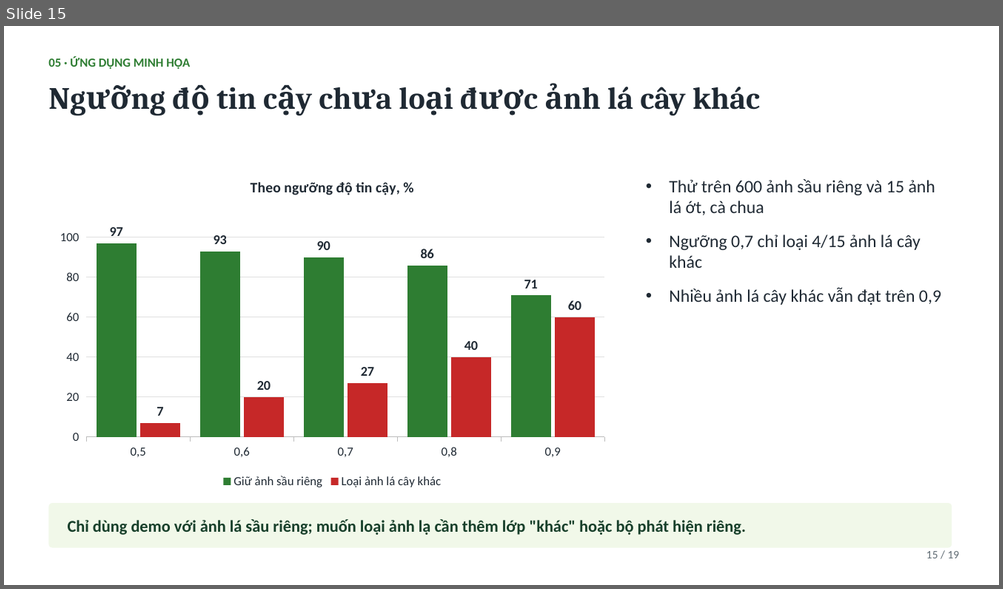
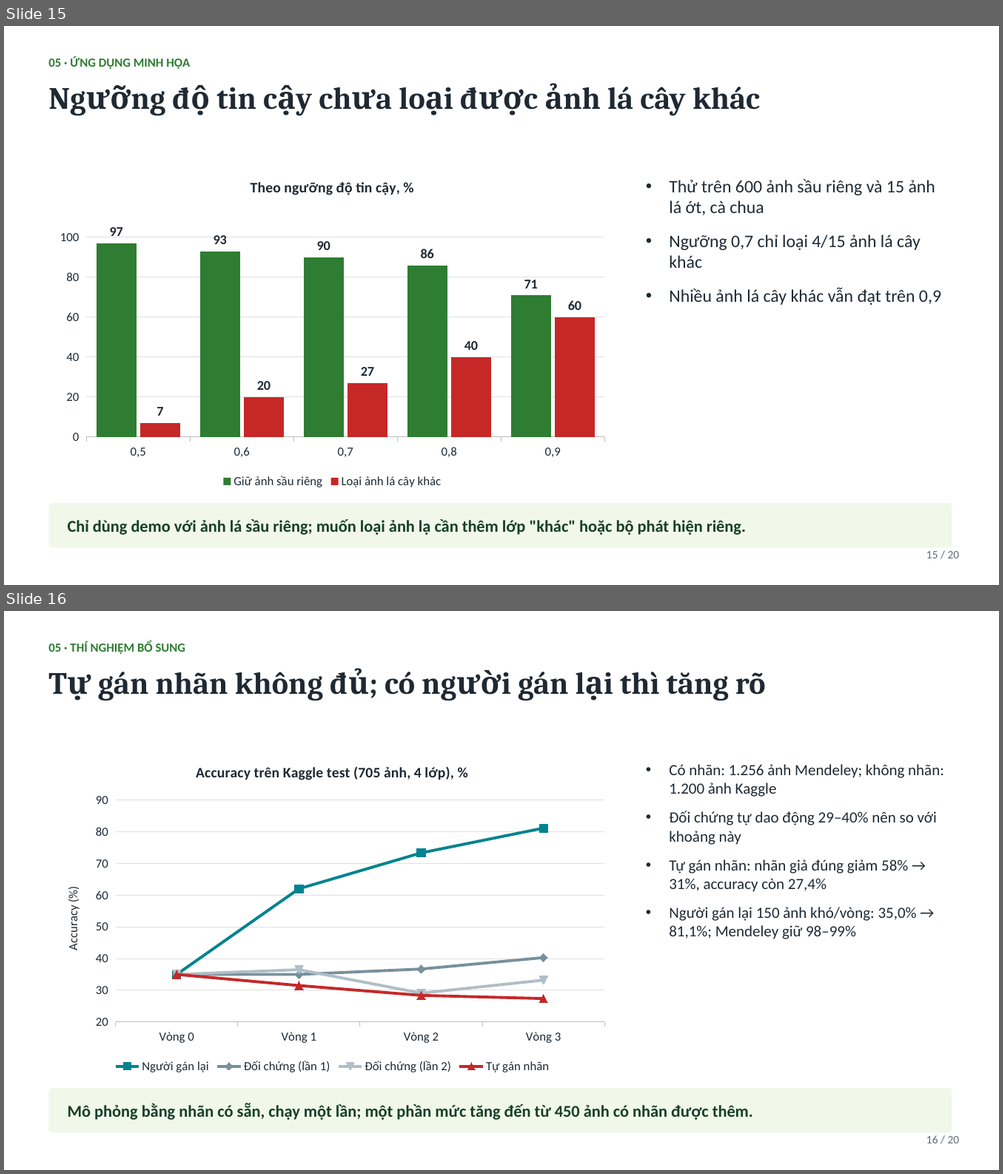
Before and after one commit to vugialinh905-wq/DoAn-HKDN, a slide deck: 02_Slide/Slide_TTTN_V2.pptx. Shown one above the other, each under a label of ours: slide 15 before the commit, slides 15 and 16 after it. The pictures are 1003x589 and 1003x1174 pixels, drawn with LibreOffice and Linux fonts; fonts in the diff are those of the drawing. Boxes give left, top, right and bottom in pixels: in the first picture for what was removed or moved away, otherwise in the second. Text is boxed around its words. In the diff, an @@ line names an element or a change of style, - is before the commit and + after.

Commit message:
Them ket qua hoc ban giam sat va 4 seed mo hinh gop vao bao cao, slide, nhat ky AI
- semisup.py: chay 2 nhanh con thieu (pseudo, human) va doi chung lan 2
  (results/semisup_result.json, semisup_control_rerun.json, semisup_round0.pt)
- Mo hinh gop seed 43/44/45 (CHAY_3_SEED.bat, seeds_summary.py,
  results/merged_s4*_result.json, merged_seeds.json): 94,86 +- 0,25% tong (n=4)
- Bao cao: Muc 5.6 hoc ban giam sat, Bang 9 (4 seed), sua cac cho "mot seed",
  sua so 95,4% -> 96,1% o Ket luan; slide 16 moi (20 slide); nhat ky Phien 57

```diff
--- a/02_Slide/Slide_TTTN_V2.pptx
+++ b/02_Slide/Slide_TTTN_V2.pptx
@@ slide 16 added at (4,611,999,1170), background #FFFFFF @@
@@ text added at (48,641,186,654), 12 pt, text #2E7D32, bold @@
+05 · THÍ NGHIỆM BỔ SUNG
@@ text added at (98,672,765,701), 30 pt, text #1F2933, bold @@
+Tự gán nhãn không đủ; có người gán lại thì tăng rõ
@@ line chart added at (48,749,616,1077) @@
+title "Accuracy trên Kaggle test (705 ảnh, 4 lớp), %"
+categories: Vòng 0, Vòng 1, Vòng 2, Vòng 3
+Người gán lại: 35, 62, 73, 81
+Đối chứng (lần 1): 35, 35, 37, 40
+Đối chứng (lần 2): 35, 36, 29, 33
+Tự gán nhãn: 35, 32, 28, 27
@@ text added at (669,764,944,940), 15 pt, text #1F2933 @@
+• Có nhãn: 1.256 ảnh Mendeley; không nhãn: 1.200 ảnh Kaggle
+• Đối chứng tự dao động 29–40% nên so với khoảng này
+• Tự gán nhãn: nhãn giả đúng giảm 58% → 31%, accuracy còn 27,4%
+• Người gán lại 150 ảnh khó/vòng: 35,0% → 81,1%; Mendeley giữ 98–99%
@@ rounded rectangle added at (48,1088,951,1133), fill #F1F8E9 @@
@@ text added at (68,1103,753,1120), 16 pt, text #173F2A, bold @@
+Mô phỏng bằng nhãn có sẵn, chạy một lần; một phần mức tăng đến từ 450 ảnh có nhãn được thêm.
@@ text added at (926,1136,959,1144), 11 pt, text #5F6B73 @@
+16 / 20
@@ slide 15 changed as well @@
@@ text at (926,551,959,559): text changed @@
-15 / 19
+15 / 20
```
Also in this commit, not shown: 17 other slides changed, 23 other files.
